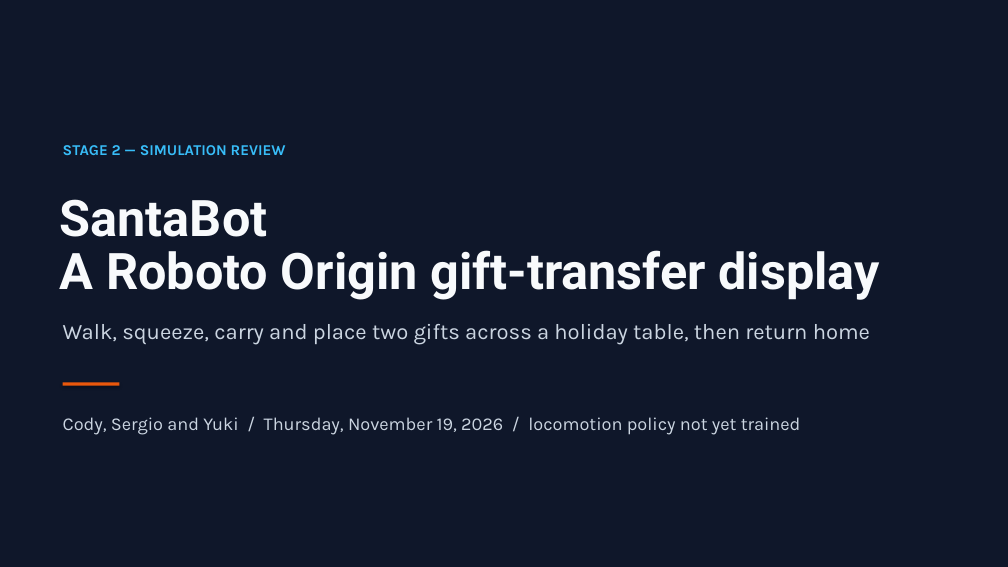
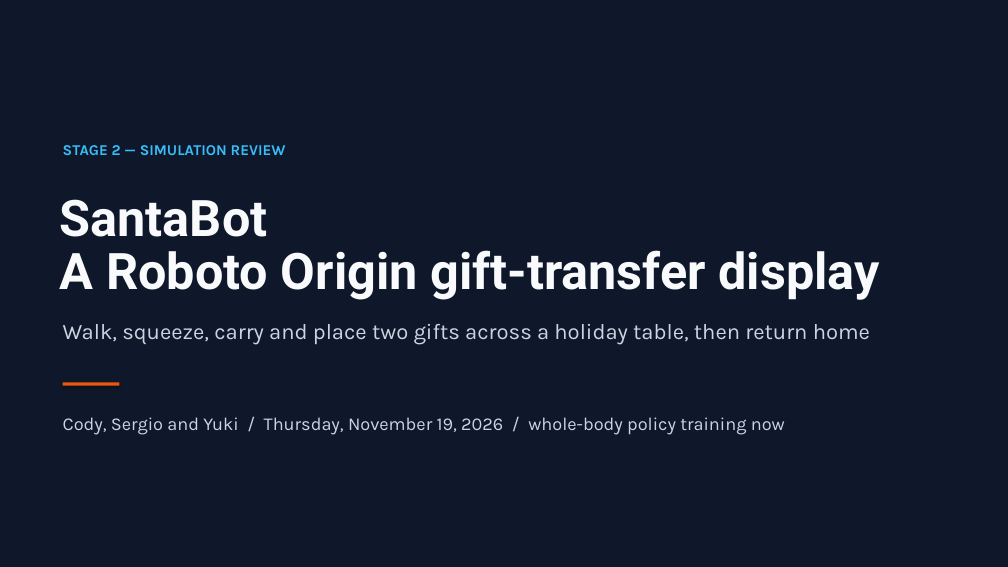
Before and after one commit to thebestjuan1738/SantaDisplayRoboto, a slide deck: slide 1 of slides/SantaBot_Stage2_Simulation_Review.pptx. Drawn at 1008x567 pixels with LibreOffice and Linux fonts; fonts in the diff are those of the drawing. Boxes give left, top, right and bottom in pixels: in the first picture for what was removed or moved away, otherwise in the second. Text is boxed around its words. In the diff, an @@ line names an element or a change of style, - is before the commit and + after.

```diff
--- a/slides/SantaBot_Stage2_Simulation_Review.pptx
+++ b/slides/SantaBot_Stage2_Simulation_Review.pptx
@@ text at (63, 417, 785, 435): text changed @@
-Cody, Sergio and Yuki / Thursday, November 19, 2026 / locomotion policy not yet trained
+Cody, Sergio and Yuki / Thursday, November 19, 2026 / whole-body policy training now
```
Also in this commit, not shown: 9 other slides changed, 3 slides added, 6 other files.
